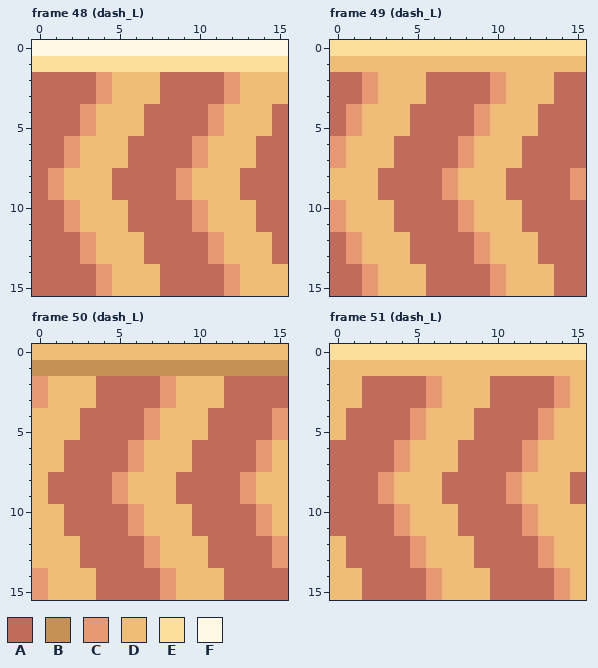
Pixel-art file -- docs/img/mapchip.ase. The picture above is the old version.
16x16 pixels, 55 frames. Shown: frame 48 (dash_L), frame 49 (dash_L), frame 50 (dash_L), frame 51 (dash_L). The commit also changed other frames, which this record leaves out.
Palette (. is transparent): A #c16c5b  B #c59154  C #e89973  D #f0bd77  E #fbdf9b  F #fff9e4
Pixels before, frame 48 (dash_L), first column x 0:
 0 FFFFFFFFFFFFFFFF
 1 EEEEEEEEEEEEEEEE
 2 AAAACDDDAAAACDDD
 3 AAAACDDDAAAACDDD
 4 AAACDDDAAAACDDDA
 5 AAACDDDAAAACDDDA
 6 AACDDDAAAACDDDAA
 7 AACDDDAAAACDDDAA
 8 ACDDDAAAACDDDAAA
 9 ACDDDAAAACDDDAAA
10 AACDDDAAAACDDDAA
11 AACDDDAAAACDDDAA
12 AAACDDDAAAACDDDA
13 AAACDDDAAAACDDDA
14 AAAACDDDAAAACDDD
15 AAAACDDDAAAACDDD
Pixels before, frame 49 (dash_L), first column x 0:
 0 EEEEEEEEEEEEEEEE
 1 DDDDDDDDDDDDDDDD
 2 AACDDDAAAACDDDAA
 3 AACDDDAAAACDDDAA
 4 ACDDDAAAACDDDAAA
 5 ACDDDAAAACDDDAAA
 6 CDDDAAAACDDDAAAA
 7 CDDDAAAACDDDAAAA
 8 DDDAAAACDDDAAAAC
 9 DDDAAAACDDDAAAAC
10 CDDDAAAACDDDAAAA
11 CDDDAAAACDDDAAAA
12 ACDDDAAAACDDDAAA
13 ACDDDAAAACDDDAAA
14 AACDDDAAAACDDDAA
15 AACDDDAAAACDDDAA
Pixels before, frame 50 (dash_L), first column x 0:
 0 DDDDDDDDDDDDDDDD
 1 BBBBBBBBBBBBBBBB
 2 CDDDAAAACDDDAAAA
 3 CDDDAAAACDDDAAAA
 4 DDDAAAACDDDAAAAC
 5 DDDAAAACDDDAAAAC
 6 DDAAAACDDDAAAACD
 7 DDAAAACDDDAAAACD
 8 DAAAACDDDAAAACDD
 9 DAAAACDDDAAAACDD
10 DDAAAACDDDAAAACD
11 DDAAAACDDDAAAACD
12 DDDAAAACDDDAAAAC
13 DDDAAAACDDDAAAAC
14 CDDDAAAACDDDAAAA
15 CDDDAAAACDDDAAAA
Pixels before, frame 51 (dash_L), first column x 0:
 0 EEEEEEEEEEEEEEEE
 1 DDDDDDDDDDDDDDDD
 2 DDAAAACDDDAAAACD
 3 DDAAAACDDDAAAACD
 4 DAAAACDDDAAAACDD
 5 DAAAACDDDAAAACDD
 6 AAAACDDDAAAACDDD
 7 AAAACDDDAAAACDDD
 8 AAACDDDAAAACDDDA
 9 AAACDDDAAAACDDDA
10 AAAACDDDAAAACDDD
11 AAAACDDDAAAACDDD
12 DAAAACDDDAAAACDD
13 DAAAACDDDAAAACDD
14 DDAAAACDDDAAAACD
15 DDAAAACDDDAAAACD
Once edited:
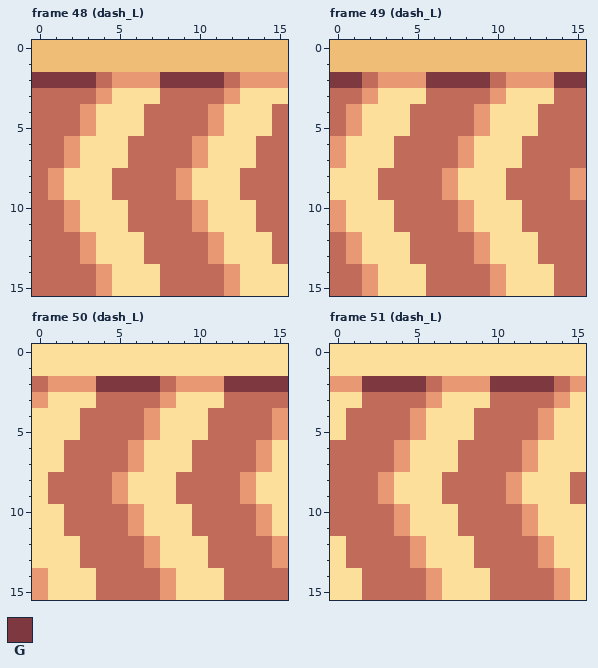
Colours new in this view: G #7d3840
The exact change:
Frame 48 (dash_L):
Colour A replaces colour C in row 2 at x 4 and 12.
Colour C replaces colour D in row 2 at x 5 to 7 and 13 to 15.
Colour D replaces colour E in row 1 at x 0 to 15.
Colour D replaces colour F in row 0 at x 0 to 15.
Colour E replaces colour D in row 3 at x 5 to 7 and 13 to 15; in rows 4 to 5 at x 4 to 6 and 12 to 14; in rows 6 to 7 at x 3 to 5 and 11 to 13; in rows 8 to 9 at x 2 to 4 and 10 to 12; in rows 10 to 11 at x 3 to 5 and 11 to 13; in rows 12 to 13 at x 4 to 6 and 12 to 14.
Colour E replaces colour D in rows 14 to 15 at x 5 to 7 and 13 to 15.
Colour G replaces colour A in row 2 at x 0 to 3 and 8 to 11.
Frame 49 (dash_L):
Colour A replaces colour C in row 2 at x 2 and 10.
Colour C replaces colour D in row 2 at x 3 to 5 and 11 to 13.
Colour D replaces colour E in row 0 at x 0 to 15.
Colour E replaces colour D in row 3 at x 3 to 5 and 11 to 13; in rows 4 to 5 at x 2 to 4 and 10 to 12; in rows 6 to 7 at x 1 to 3 and 9 to 11; in rows 8 to 9 at x 0 to 2 and 8 to 10; in rows 10 to 11 at x 1 to 3 and 9 to 11; in rows 12 to 13 at x 2 to 4 and 10 to 12.
Colour E replaces colour D in rows 14 to 15 at x 3 to 5 and 11 to 13.
Colour G replaces colour A in row 2 at x 0 to 1, 6 to 9 and 14 to 15.
Frame 50 (dash_L):
Colour A replaces colour C in row 2 at x 0 and 8.
Colour C replaces colour D in row 2 at x 1 to 3 and 9 to 11.
Colour E replaces colour B in row 1 at x 0 to 15.
Colour E replaces colour D in row 0 at x 0 to 15; in row 3 at x 1 to 3 and 9 to 11; in rows 4 to 5 at x 0 to 2 and 8 to 10; in rows 6 to 7 at x 0 to 1, 7 to 9 and 15; in rows 8 to 9 at x 0, 6 to 8 and 14 to 15; in rows 10 to 11 at x 0 to 1, 7 to 9 and 15.
Colour E replaces colour D in rows 12 to 13 at x 0 to 2 and 8 to 10; in rows 14 to 15 at x 1 to 3 and 9 to 11.
Colour G replaces colour A in row 2 at x 4 to 7 and 12 to 15.
Frame 51 (dash_L):
Colour A replaces colour C in row 2 at x 6 and 14.
Colour C replaces colour D in row 2 at x 0 to 1, 7 to 9 and 15.
Colour E replaces colour D in row 1 at x 0 to 15; in row 3 at x 0 to 1, 7 to 9 and 15; in rows 4 to 5 at x 0, 6 to 8 and 14 to 15; in rows 6 to 7 at x 5 to 7 and 13 to 15; in rows 8 to 9 at x 4 to 6 and 12 to 14; in rows 10 to 11 at x 5 to 7 and 13 to 15.
Colour E replaces colour D in rows 12 to 13 at x 0, 6 to 8 and 14 to 15; in rows 14 to 15 at x 0 to 1, 7 to 9 and 15.
Colour G replaces colour A in row 2 at x 2 to 5 and 10 to 13.
Where, in picture pixels (left, top, right, bottom), the same in both pictures:
changed: (32, 40, 288, 296)
changed: (330, 40, 586, 296)
changed: (32, 344, 288, 600)
changed: (330, 360, 586, 600)
